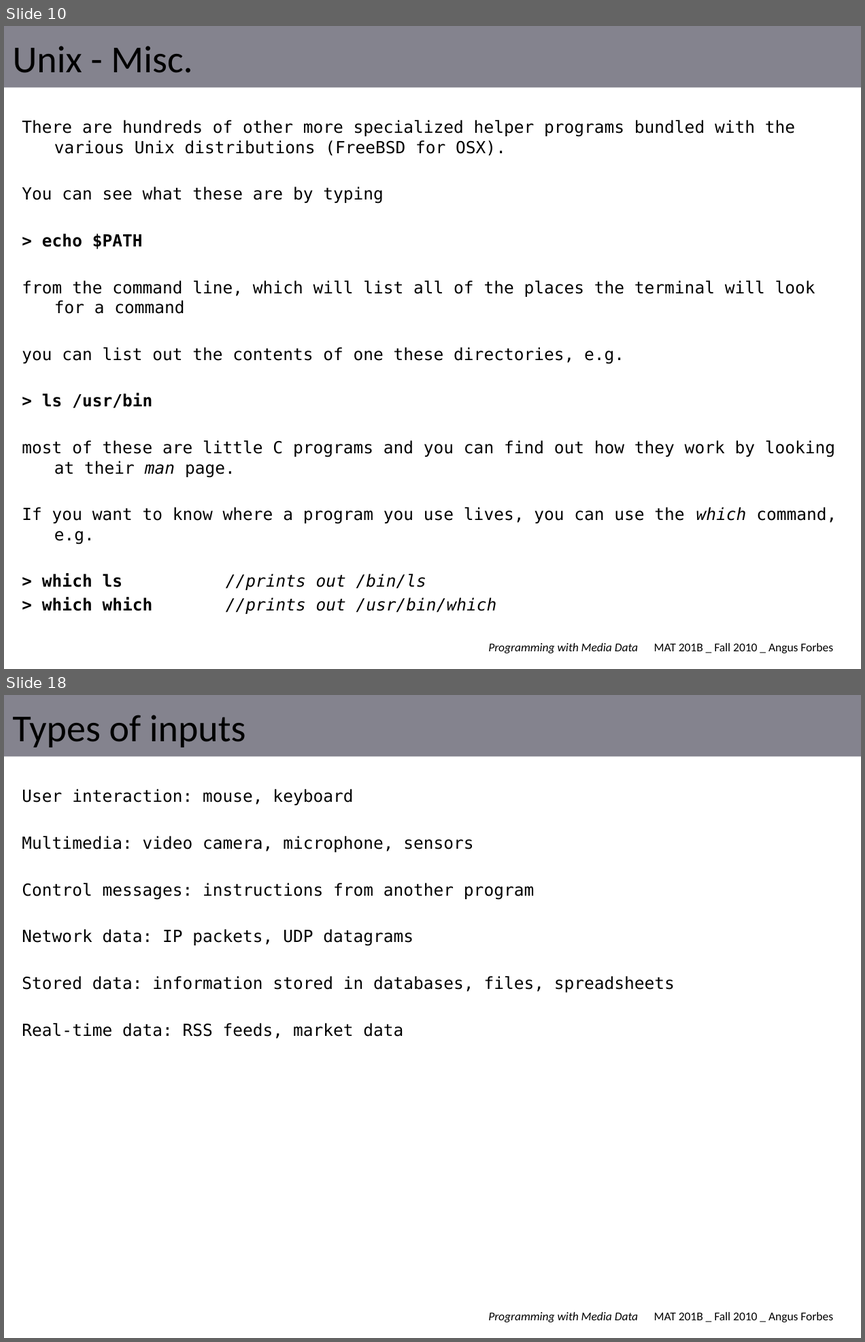
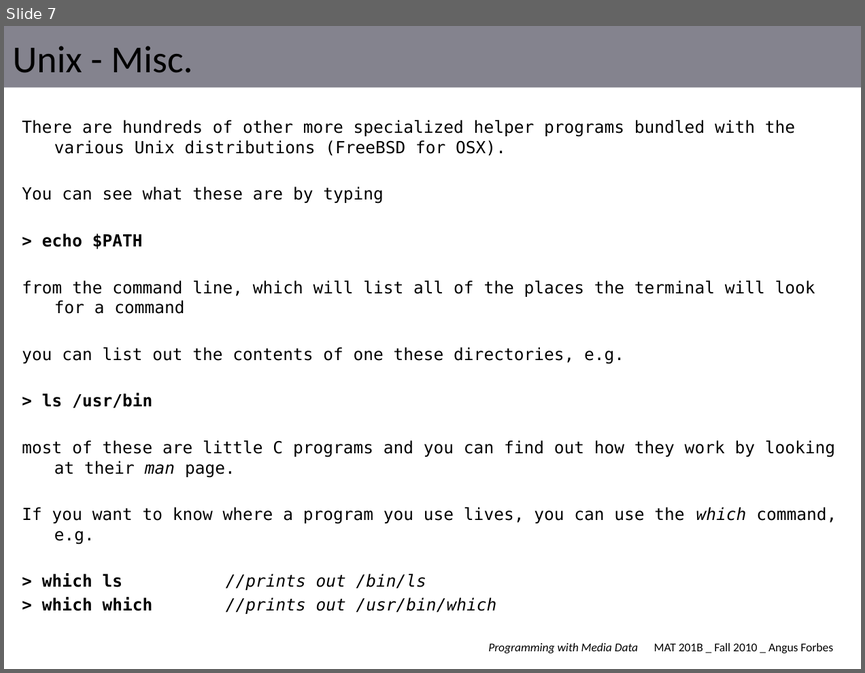
Before and after one commit to angusforbes/mat201b, a slide deck: slides/week1_tues.pptx. Shown one above the other, each under a label of ours: slides 10 and 18 before the commit, slide 7 after it; the slides between them are not shown. The pictures are 865x1342 and 865x673 pixels, drawn with LibreOffice and Linux fonts; fonts in the diff are those of the drawing. Boxes give left, top, right and bottom in pixels: in the first picture for what was removed or moved away, otherwise in the second. Text is boxed around its words. In the diff, an @@ line names an element or a change of style, - is before the commit and + after.

```diff
--- a/slides/week1_tues.pptx
+++ b/slides/week1_tues.pptx
@@ slide 18 removed at (4,695,861,1338), background #FFFFFF; not listed: 2 template elements that a slide beside it also shows @@
@@ title removed at (13,715,246,747) @@
-Types of inputs
@@ text removed at (22,789,674,1038) @@
-User interaction: mouse, keyboard
-Multimedia: video camera, microphone, sensors
-Control messages: instructions from another program
-Network data: IP packets, UDP datagrams
-Stored data: information stored in databases, files, spreadsheets
-Real-time data: RSS feeds, market data
@@ what was slide 10 is now slide 7 @@
```
Also in this commit, not shown: 2 slides changed, 4 slides added, 11 other slides removed, 5 other files.
